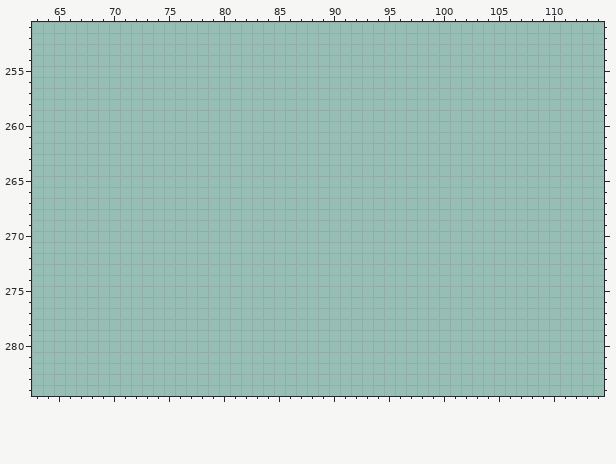
File history of a pixel-art file, res/tiled/ase/env.ase. That is the earlier state.
569x479 pixels, 1 frame. Colours within 5 levels of each other are drawn and written as one. Shown: x 63..114, y 251..284. The old version is drawn lined up with the new one, on the new canvas. The commit also changed other parts of the picture, which this record leaves out.
Once edited:
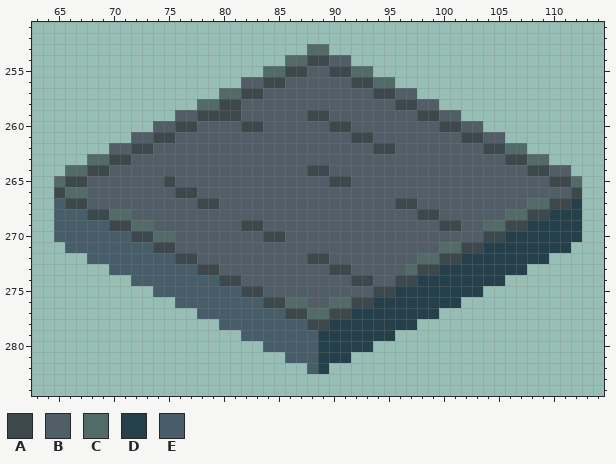
Palette (. is transparent): A #3d484d  B #515e67  C #526b68  D #25404b  E #485d6a
Edits made:
{"change": "canvas 569x479 -> 569x471 (the part of the old canvas that was cut away was empty and is not shown)"}
{"y":253,"x":88,"old":"..","new":"CC"}
{"y":254,"x":86,"old":"......","new":"CCAABB"}
{"y":255,"x":84,"old":"..........","new":"CCAABBAACC"}
{"y":256,"x":82,"old":"..............","new":"BBAABBBBBBAACC"}
{"y":257,"x":80,"old":"..................","new":"CCAABBBBBBBBBBAABB"}
{"y":258,"x":78,"old":"......................","new":"CCAABBBBBBBBBBBBBBAABB"}
{"y":259,"x":76,"old":"..........................","new":"BBAAAABBBBBBAABBBBBBBBAABB"}
{"y":260,"x":74,"old":"..............................","new":"BBAABBBBAABBBBBBAABBBBBBBBAABB"}
{"y":261,"x":72,"old":"..................................","new":"BBAABBBBBBBBBBBBBBBBAABBBBBBBBAABB"}
{"y":262,"x":70,"old":"......................................","new":"BBAABBBBBBBBBBBBBBBBBBBBAABBBBBBBBAACC"}
{"y":263,"x":68,"old":"..........................................","new":"CCAABBBBBBBBBBBBBBBBBBBBBBBBBBBBBBBBBBAACC"}
{"y":264,"x":66,"old":"..............................................","new":"CCAABBBBBBBBBBBBBBBBBBAABBBBBBBBBBBBBBBBBBAABB"}
{"y":265,"x":65,"old":"................................................","new":"CAABBBBBBBABBBBBBBBBBBBBBAABBBBBBBBBBBBBBBBBBAAC"}
{"y":266,"x":65,"old":"................................................","new":"ACCBBBBBBBBAABBBBBBBBBBBBBBBBBBBBBBBBBBBBBBBBBBA"}
{"y":267,"x":65,"old":"................................................","new":"EAABBBBBBBBBBAABBBBBBBBBBBBBBBBAABBBBBBBBBBCCAAD"}
{"y":268,"x":65,"old":"................................................","new":"EEEAACCBBBBBBBBBBBBBBBBBBBBBBBBBBAABBBBBBCCAADDD"}
{"y":269,"x":65,"old":"................................................","new":"EEEEEAACCBBBBBBBBAABBBBBBBBBBBBBBBBAABBCCAADDDDD"}
{"y":270,"x":65,"old":"................................................","new":"EEEEEEEAACCBBBBBBBBAABBBBBBBBBBBBBBBBBBAADDDDDDD"}
{"y":271,"x":66,"old":"..............................................","new":"EEEEEEEEAABBBBBBBBBBBBBBBBBBBBBBBBCCAADDDDDDDD"}
{"y":272,"x":68,"old":"..........................................","new":"EEEEEEEEAABBBBBBBBBBAABBBBBBBBCCAADDDDDDDD"}
{"y":273,"x":70,"old":"......................................","new":"EEEEEEEEAABBBBBBBBBBAABBBBBCAADDDDDDDD"}
{"y":274,"x":72,"old":"..................................","new":"EEEEEEEEAABBBBBBBBBBAABBAADDDDDDDD"}
{"y":275,"x":74,"old":"..............................","new":"EEEEEEEEAABBBBBBBBBBAADDDDDDDD"}
{"y":276,"x":76,"old":"..........................","new":"EEEEEEEEAACCBBCCAADDDDDDDD"}
{"y":277,"x":78,"old":"......................","new":"EEEEEEEEAACCAADDDDDDDD"}
{"y":278,"x":80,"old":"..................","new":"EEEEEEEEAADDDDDDDD"}
{"y":279,"x":82,"old":"..............","new":"EEEEEEEDDDDDDD"}
{"y":280,"x":84,"old":"..........","new":"EEEEEDDDDD"}
{"y":281,"x":86,"old":"......","new":"EEEDDD"}
{"y":282,"x":88,"old":"..","new":"ED"}
{"label":"added","picture_box":[54,44,582,374]}
